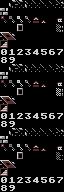
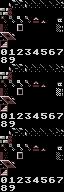
The second (64, 192) image is a revision of the first. Changes to its layers:
painted on "Background" over [0, 8, 12, 160]
